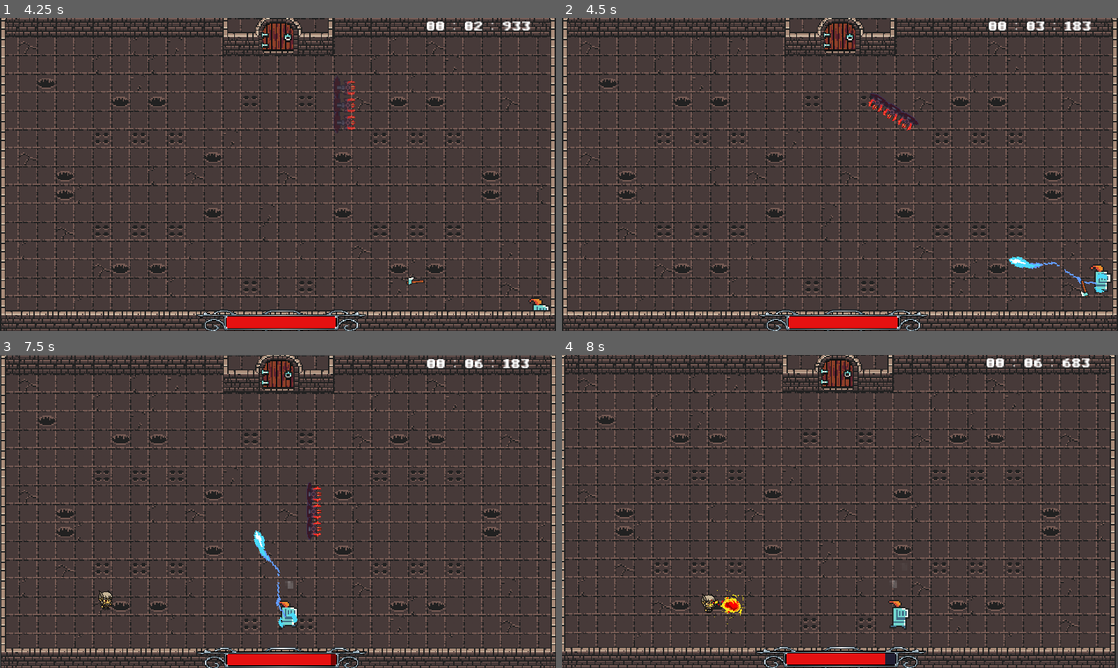
Above: before the commit, frames 1-4 (two rows, left to right).
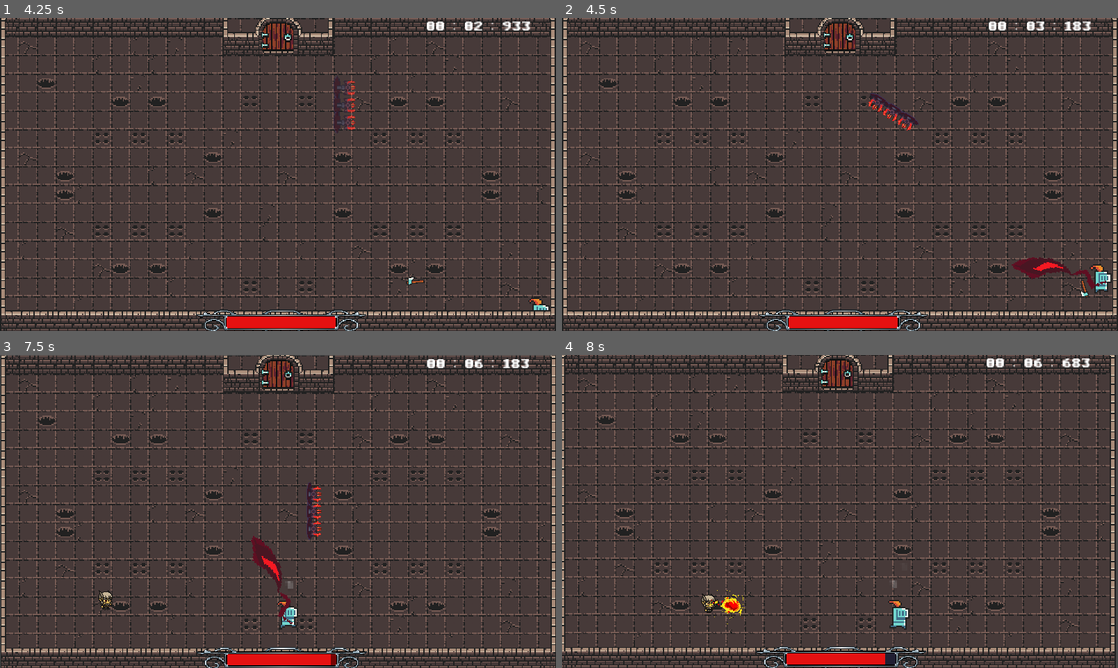
Above: after the commit, the same moments.

Repository: Thomas-Raveneau/SocialDungeons
Game: Godot game, scene res://Scenes/Menus/Main/Main.tscn
Same seed, same stepped clock (60 frames per second), same inputs: the game is played once before the commit and once after it.
Inputs (mouse positions are in pixels of both pictures, inside the frame that each line leads up to):
- Up to frame 1 (4.25 s): click (278, 143) at 0.5 s; click "Current highscore for Dungeon…" at 1.25 s; move the mouse to (511, 30) at 2.02 s; hold D (move_right) 2.03-2.78 s; tap Shift (action_dash) at 2.1 s; move the mouse to (166, 190) at 2.77 s; hold S (move_down) 2.78-3.53 s; click (166, 190) at 2.85 s; move the mouse to (333, 105) at 3.52 s; hold D (move_right) from 3.53 s (still down); hold A (action_spell_02) from 3.53 s (still down)
- Up to frame 2 (4.5 s): move the mouse to (812, 237) at 4.27 s; release D (move_right) at 4.28 s; release A (action_spell_02) at 4.28 s; hold Z (move_up) from 4.28 s (still down); tap C (action_spêll_03) at 4.35 s
- Up to frame 3 (7.5 s): move the mouse to (444, 558) at 5.02 s; release Z (move_up) at 5.03 s; hold Q (move_left) 5.03-6.53 s; tap Shift (action_dash) at 5.1 s; move the mouse to (111, 464) at 5.77 s; click (111, 464) at 5.85 s; move the mouse to (305, 511) at 6.52 s; hold S (move_down) 6.53-7.28 s; hold A (action_spell_02) 6.53-7.28 s; move the mouse to (194, 433) at 7.27 s; hold D (move_right) from 7.28 s (still down); tap C (action_spêll_03) at 7.35 s
- Up to frame 4 (8 s): keep holding D (move_right)

Frame 1 is identical in both runs. In frame 2, 0.6% of the frame differs, in the area x 80-99%, y 76-88%; in frame 3, 0.6%, in the area x 45-54%, y 56-88%; in frame 4, nothing differs.

Commit message:
[ADD] - lightning level 02

Diff:
--- a/Scenes/Player/Spells/Lightning.gd
+++ b/Scenes/Player/Spells/Lightning.gd
@@ -3,7 +3,7 @@
 ################################################################################
 
 # STATS
-var SPELL_LEVEL: int = 0
+var SPELL_LEVEL: int = 1
 var DAMAGE: float = 5.0
 
 # NODES
@@ -17,6 +17,9 @@
 
 ### PRIVATE ###
 func _ready():
+	if (SPELL_LEVEL == 1):
+		animated_sprite.self_modulate = Color(246/255.0, 26/255.0, 35/255.0)
+		DAMAGE *= 2
 	animated_sprite.play("attack")
 
 func _physics_process(_delta: float) -> void:
--- a/Scenes/Player/Spells/Lightning.tscn
+++ b/Scenes/Player/Spells/Lightning.tscn
@@ -19,7 +19,7 @@
 } ]
 
 [sub_resource type="RectangleShape2D" id=2]
-extents = Vector2( 32.1675, 6.02195 )
+extents = Vector2( 31.1035, 4.96128 )
 
 [node name="Lightning" type="Area2D"]
 script = ExtResource( 9 )
@@ -28,9 +28,9 @@
 position = Vector2( 32, 0 )
 frames = SubResource( 1 )
 animation = "attack"
-frame = 2
 
 [node name="CollisionShape2D" type="CollisionShape2D" parent="."]
+visible = false
 position = Vector2( 32, 0 )
 shape = SubResource( 2 )
 
